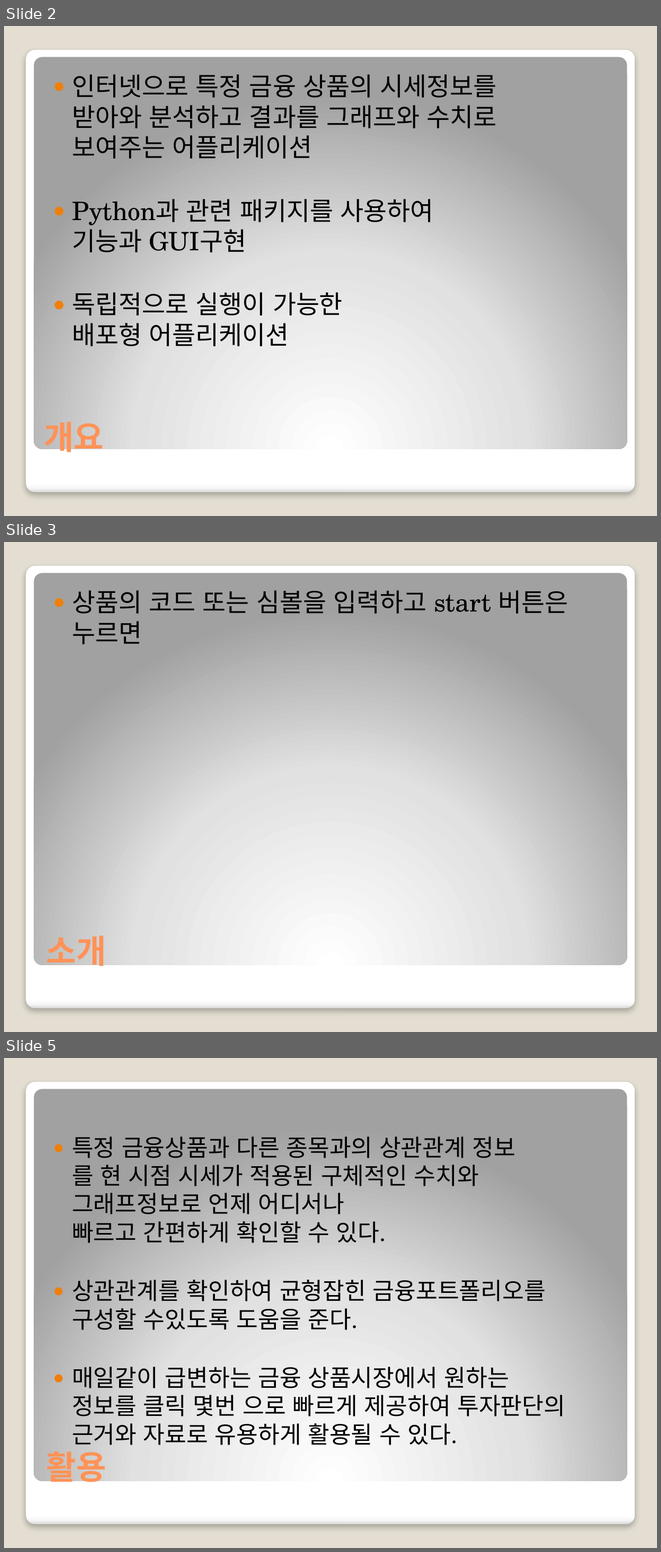
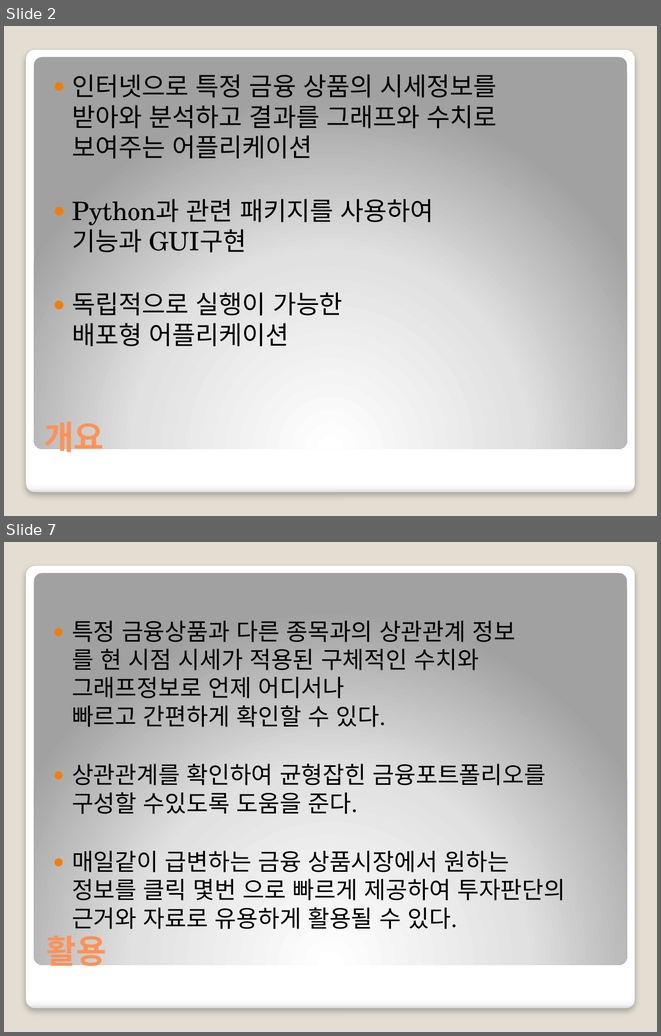
Before and after one commit to nbvc1003/stockAnalyst, a slide deck: 중간프로젝트2차_금융상품 분석툴20191224.pptx. Shown one above the other, each under a label of ours: slides 2, 3 and 5 before the commit, slides 2 and 7 after it; the slides between them are not shown. The pictures are 661x1552 and 661x1036 pixels, drawn with LibreOffice and Linux fonts; fonts in the diff are those of the drawing. Boxes give left, top, right and bottom in pixels: in the first picture for what was removed or moved away, otherwise in the second. Text is boxed around its words. In the diff, an @@ line names an element or a change of style, - is before the commit and + after.

```diff
--- a/중간프로젝트2차_금융상품 분석툴20191224.pptx
+++ b/중간프로젝트2차_금융상품 분석툴20191224.pptx
@@ slide 3 removed at (4,542,657,1032), background #E3DED1; not listed: 2 template elements that a slide beside it also shows @@
@@ text removed at (72,590,568,644) @@
-● 상품의 코드 또는 심볼을 입력하고 start 버튼은 누르면
@@ title removed at (46,935,106,971) @@
-소개
@@ what was slide 5 is now slide 7 @@
```
Also in this commit, not shown: 1 slide changed, 3 slides added.
